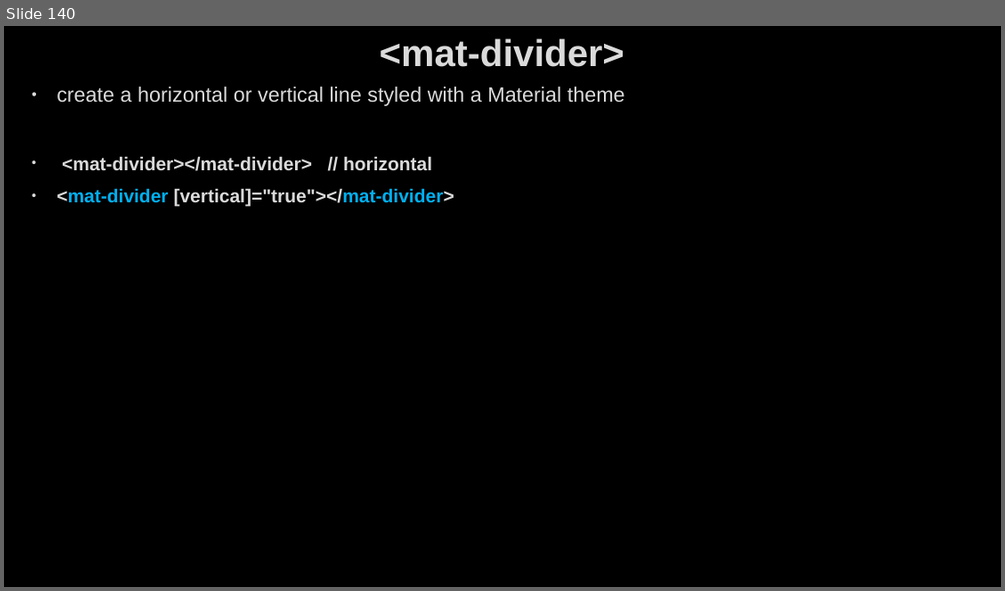
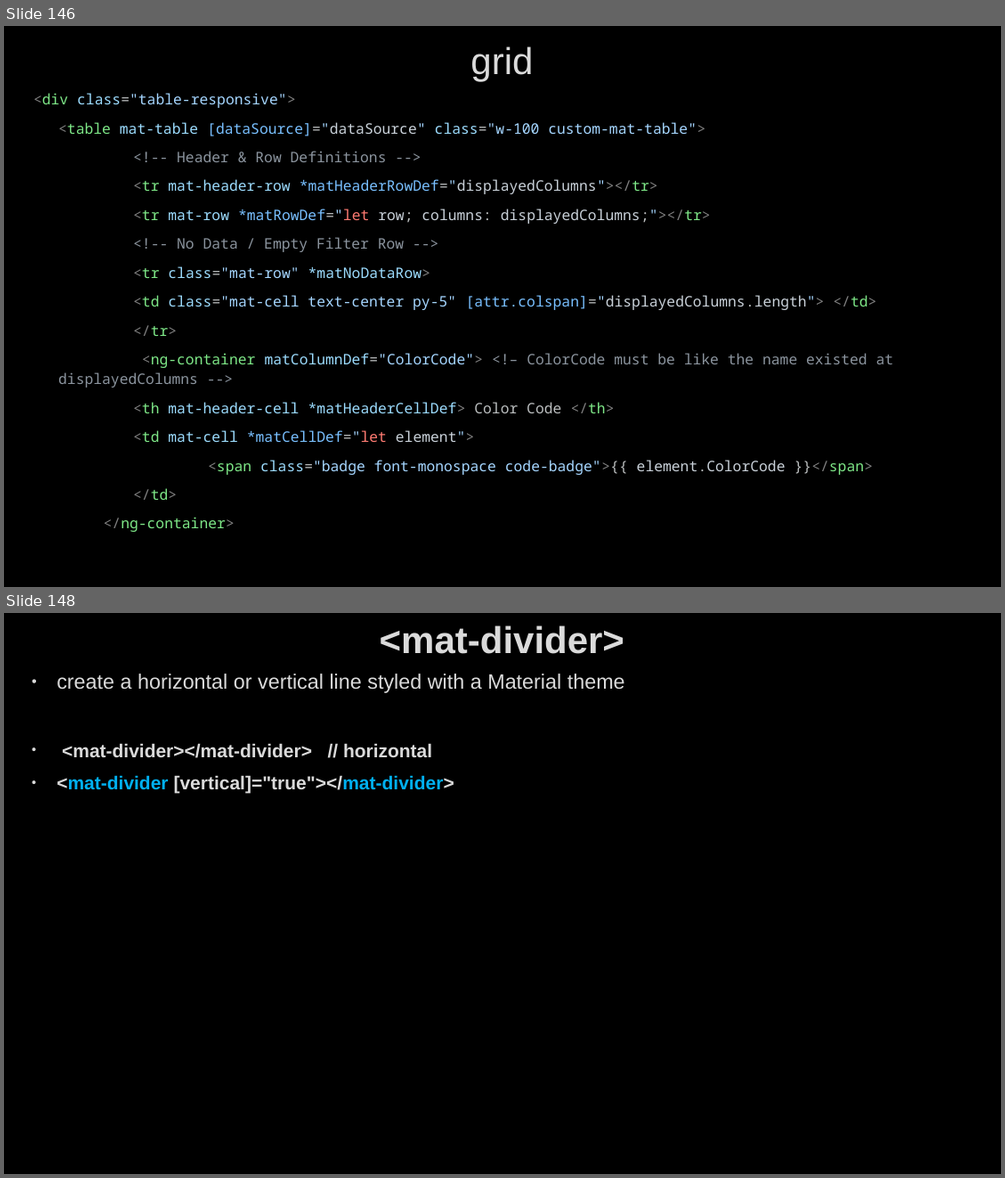
Before and after one commit to AhmedMohamedSamir1/Summary, a slide deck: Angular & type script/Angular.pptx. Shown one above the other, each under a label of ours: slide 140 before the commit, slides 146 and 148 after it; the slides between them are not shown. The pictures are 1005x591 and 1005x1178 pixels, drawn with LibreOffice and Linux fonts; fonts in the diff are those of the drawing; background and template pictures are left out. Boxes give left, top, right and bottom in pixels: in the first picture for what was removed or moved away, otherwise in the second. Text is boxed around its words. In the diff, an @@ line names an element or a change of style, - is before the commit and + after.

```diff
--- a/Angular & type script/Angular.pptx
+++ b/Angular & type script/Angular.pptx
@@ slide 146 added at (4,26,1001,587), background picture (left out) @@
@@ title added at (470,46,533,81), 36 pt, text #DADADA @@
+grid
@@ text added at (33,93,894,532), 14 pt, text #A5D6FF @@
+<div class="table-responsive">
+<table mat-table [dataSource]="dataSource" class="w-100 custom-mat-table">
+<!-- Header & Row Definitions -->
+<tr mat-header-row *matHeaderRowDef="displayedColumns"></tr>
+<tr mat-row *matRowDef="let row; columns: displayedColumns;"></tr>
+<!-- No Data / Empty Filter Row -->
+<tr class="mat-row" *matNoDataRow>
+<td class="mat-cell text-center py-5" [attr.colspan]="displayedColumns.length"> </td>
+</tr>
+<ng-container matColumnDef="ColorCode"> <!– ColorCode must be like the name existed at displayedColumns -->
+<th mat-header-cell *matHeaderCellDef> Color Code </th>
+<td mat-cell *matCellDef="let element">
+<span class="badge font-monospace code-badge">{{ element.ColorCode }}</span>
+</td>
+</ng-container>
@@ what was slide 140 is now slide 148 @@
```
Also in this commit, not shown: 7 slides changed, 24 other slides added, 7 other files.
